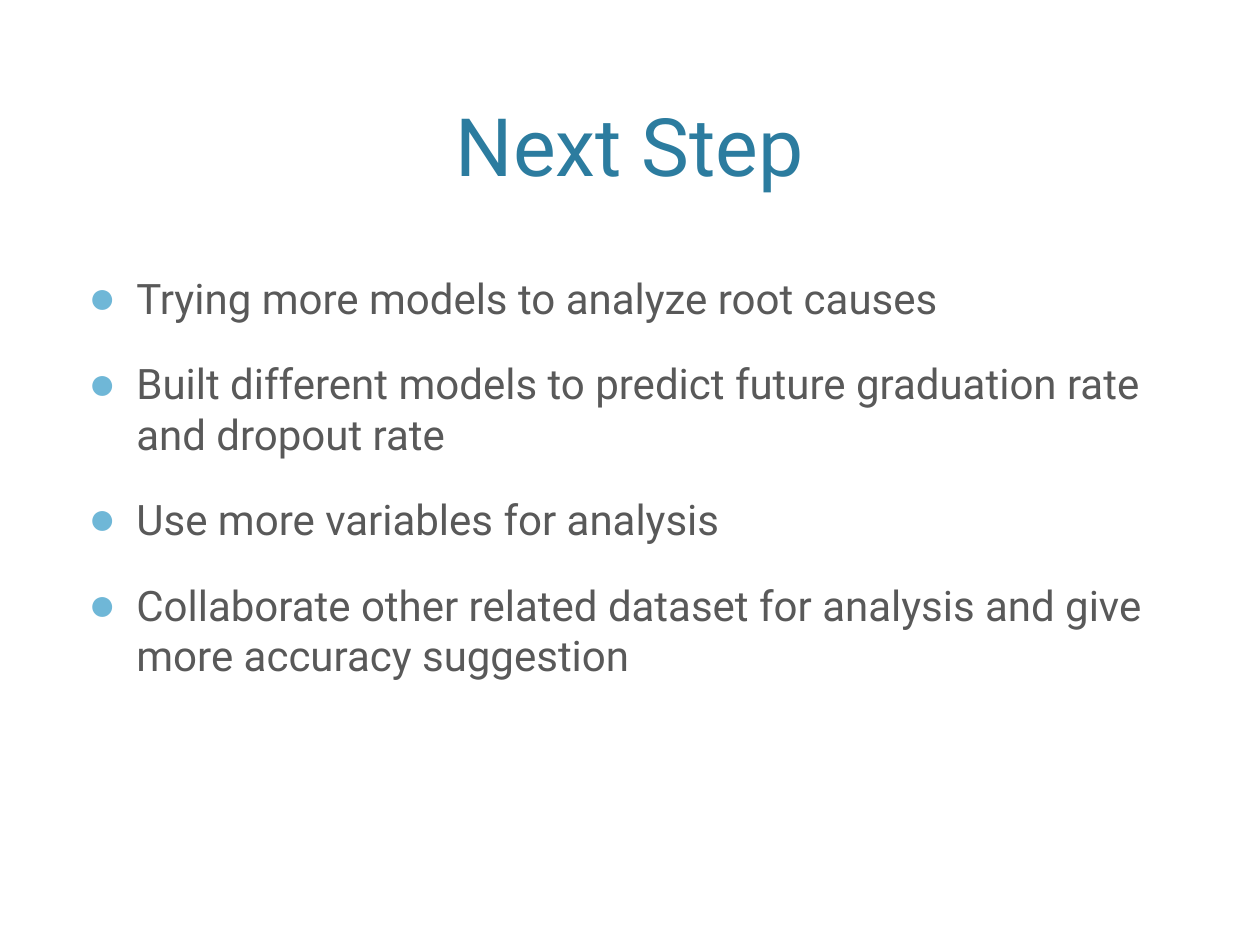
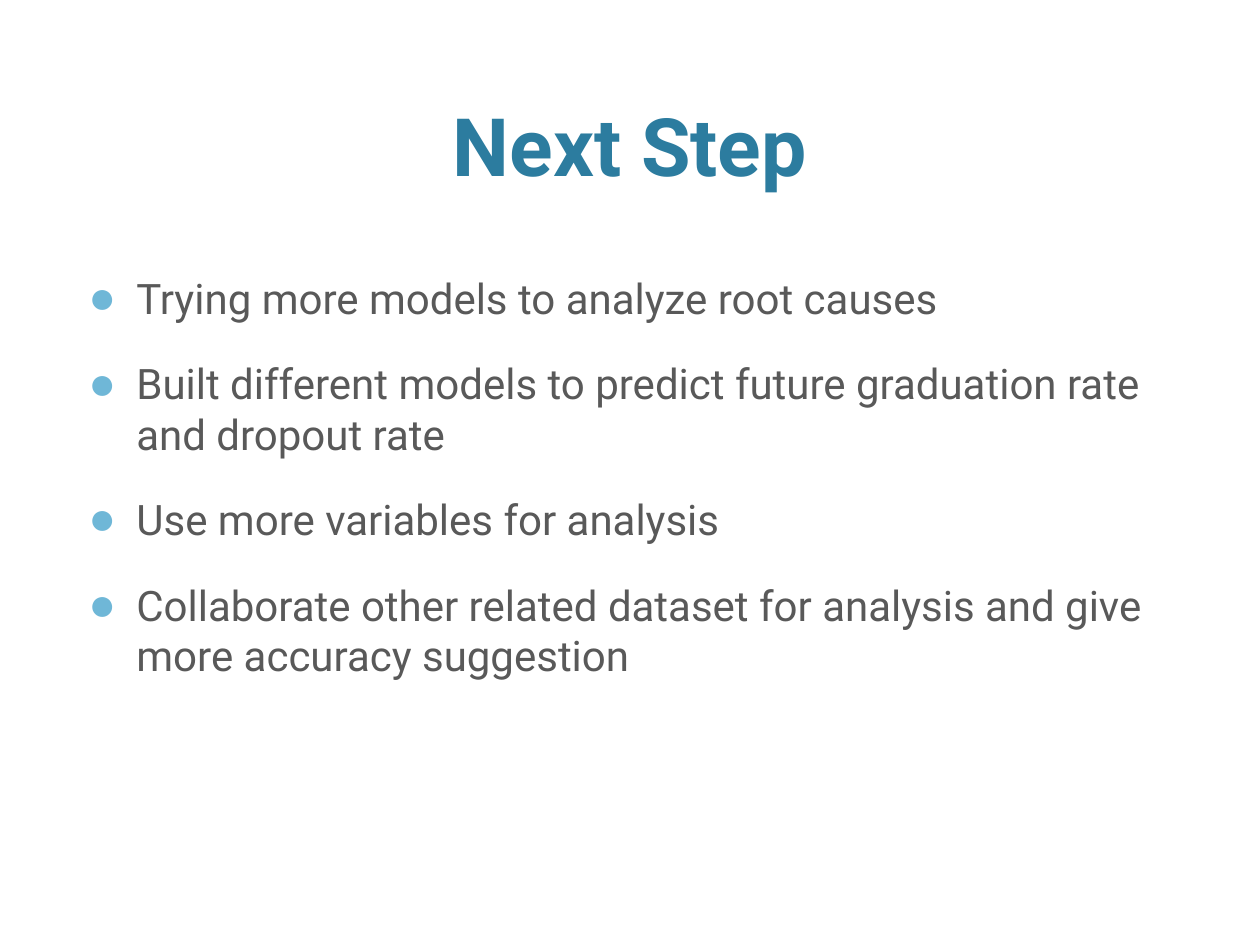
Before and after one commit to lqingsandra/DAT_SF_19, a slide deck: slide 20 of Homework/Project/presentation.pptx (slide 21 before the commit). Drawn at 1260x945 pixels with LibreOffice and Linux fonts; fonts in the diff are those of the drawing; background and template pictures are left out. Boxes give left, top, right and bottom in pixels: in the first picture for what was removed or moved away, otherwise in the second. Text is boxed around its words. In the diff, an @@ line names an element or a change of style, - is before the commit and + after.

Commit message:
changes

```diff
--- a/Homework/Project/presentation.pptx
+++ b/Homework/Project/presentation.pptx
@@ title "Next Step" at box(453, 118, 806, 193): bold on @@
```
Also in this commit, not shown: 1 other slide changed, 2 slides added, 3 slides removed.
